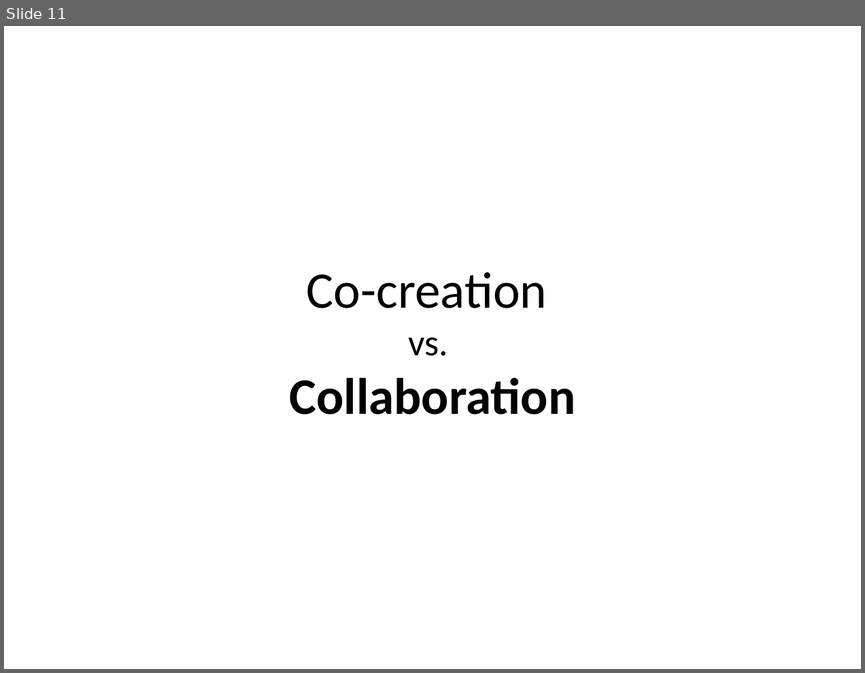
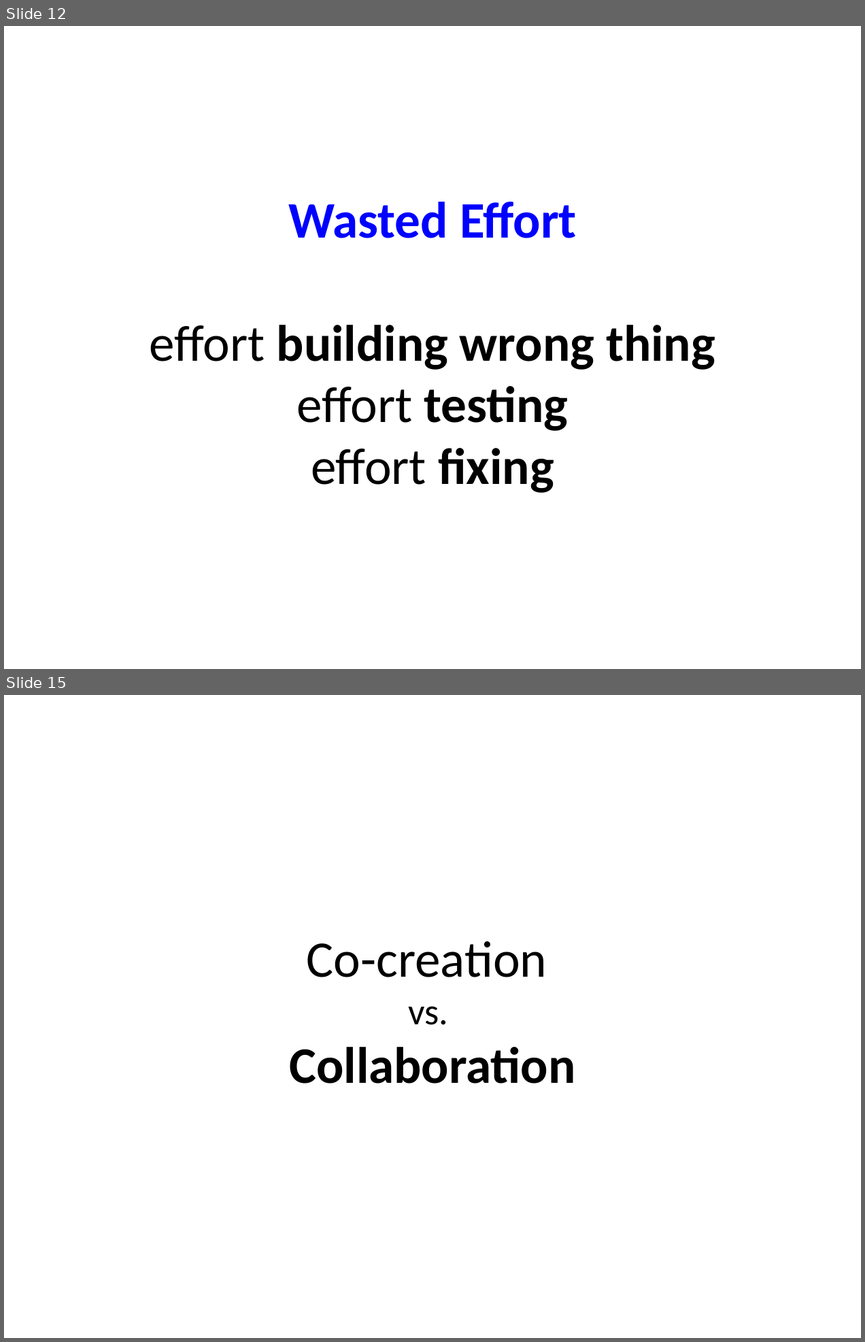
Before and after one commit to maaretp/TalesOfDeveloperTesterCollaboration, a slide deck: Tales from Tester Developer Collaboration.pptx. Shown one above the other, each under a label of ours: slide 11 before the commit, slides 12 and 15 after it; the slides between them are not shown. The pictures are 865x673 and 865x1342 pixels, drawn with LibreOffice and Linux fonts; fonts in the diff are those of the drawing. Boxes give left, top, right and bottom in pixels: in the first picture for what was removed or moved away, otherwise in the second. Text is boxed around its words. In the diff, an @@ line names an element or a change of style, - is before the commit and + after.

```diff
--- a/Tales from Tester Developer Collaboration.pptx
+++ b/Tales from Tester Developer Collaboration.pptx
@@ slide 12 added at bbox=[4, 26, 861, 669], background #FFFFFF @@
@@ title added at bbox=[150, 201, 715, 492], 43 pt, text #000000, bold @@
+Wasted Effort
+effort building wrong thing
+effort testing
+effort fixing
@@ what was slide 11 is now slide 15 @@
```
Also in this commit, not shown: 1 slide changed, 8 other slides added.
